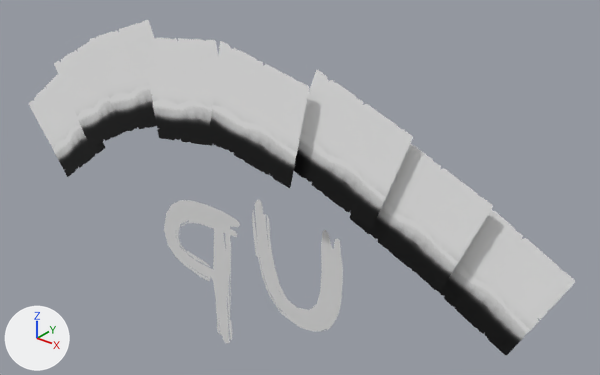
Before and after pictures for a commit that changed the FBX model Assets/Resources/UI/Mesh_SplashTitle.fbx.
One viewpoint serves both versions: a 50 mm camera at (0.0219, -0.1065, -0.017) aimed at (0.0028, -0.0826, -0.0317). Arrows for +X, +Y and +Z are at lower left; the lights stay in place. Where no turn or scale is listed for an object, it has been applied to the vertices.

Before the edit, the objects in view are built like this:
```python
me_cardpaper_a = bpy.data.meshes.new('CardPaper_A')
me_cardpaper_a.from_pydata(...)  # 77 vertices, 70 faces; spans x -0.00277..0.00277, y 0.0, z -0.00277..0.00277
me_cardpaper_a.materials.append(mat_m_uitext_004__t_uitext_tga_005)  # picture img_t_uitext_tga
me_cardpaper_l = bpy.data.meshes.new('CardPaper_L')
me_cardpaper_l.from_pydata(...)  # 77 vertices, 68 faces; spans x -0.00235..0.00235, y 0.0, z -0.00235..0.00235
me_cardpaper_l.materials.append(mat_m_uitext_001__t_uitext_tga_002)  # picture img_t_uitext_tga
me_mesh_text_matching = bpy.data.meshes.new('mesh_text_matching')
me_mesh_text_matching.from_pydata(...)  # 205 vertices, 209 faces; spans x -0.00493..0.00519, y 0.00487, z -0.0004..0.00772
me_mesh_text_matching.materials.append(mat_unnamed)  # white #e7e7e7
ob_cardpaper_a = bpy.data.objects.new('CardPaper_A', me_cardpaper_a)
ob_cardpaper_a.location = (0.01223, -0.08439, -0.03148)
ob_cardpaper_l = bpy.data.objects.new('CardPaper_L', me_cardpaper_l)
ob_cardpaper_l.location = (-0.00051, -0.08549, -0.02761)
ob_mesh_text_matching = bpy.data.objects.new('mesh_text_matching', me_mesh_text_matching)
ob_mesh_text_matching.location = (0.00094, -0.08899, -0.03972)
# also in view: 'CardPaper_E' at (0.0031, -0.0856, -0.0277); 'CardPaper_T' at (0.0068, -0.0852, -0.0282); 'CardPaper_P' at (-0.007, -0.0848, -0.0293); 'CardPaper_O' at (-0.0039, -0.0852, -0.0279); 'CardPaper_EE' at (-0.0102, -0.0844, -0.0317)
```
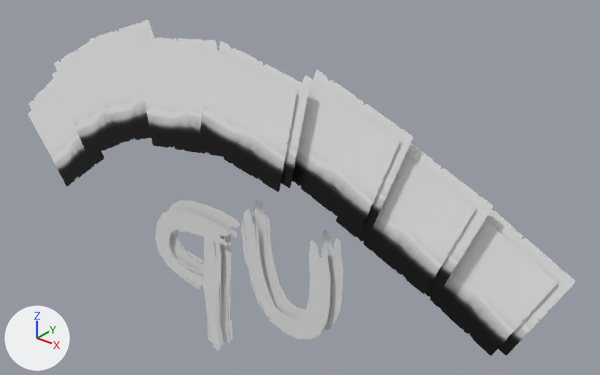
What the commit changed:
Mesh me_cardpaper_t_001 is new.
It has 77 vertices, 68 faces and spans x -0.00309..0.00221, y -0.00007..-0.00006, z -0.00291..0.00239.
It uses material mat_m_uitext_002__t_uitext_tga_003 (picture img_t_uitext_tga).
Mesh me_cardpaper_l_001 is new.
It has 77 vertices, 68 faces and spans x -0.00269..0.00202, y -0.00007..-0.00006, z -0.00275..0.00196.
It uses material mat_m_uitext_001__t_uitext_tga_002 (picture img_t_uitext_tga).
Mesh me_cardpaper_n_001 is new.
It has 77 vertices, 68 faces and spans x -0.00325..0.00214, y -0.00006, z -0.00296..0.00242.
It uses material mat_m_uitext_003__t_uitext_tga_004 (picture img_t_uitext_tga).
Mesh me_cardpaper_a_001 is new.
It has 77 vertices, 70 faces and spans x -0.00327..0.00226, y -0.00007..-0.00006, z -0.00298..0.00256.
It uses material mat_m_uitext_004__t_uitext_tga_005 (picture img_t_uitext_tga).
Mesh me_cardpaper_e_001 is new.
It has 77 vertices, 68 faces and spans x -0.00292..0.00198, y -0.00007..-0.00006, z -0.00273..0.00217.
It uses material mat_m_uitext__t_uitext_tga_001 (picture img_t_uitext_tga).
Mesh me_cardpaper_p_001 is new.
It has 77 vertices, 68 faces and spans x -0.00294..0.00264, y -0.00007..-0.00006, z -0.0033..0.00228.
It uses material mat_m_uitext_007__t_uitext_tga_008 (picture img_t_uitext_tga).
Mesh me_cardpaper_o_001 is new.
It has 77 vertices, 68 faces and spans x -0.00288..0.00244, y -0.00007..-0.00006, z -0.00319..0.00213.
It uses material mat_m_uitext_006__t_uitext_tga_007 (picture img_t_uitext_tga).
Mesh me_mesh_text_matching_001 is new.
It has 205 vertices, 209 faces and spans x -0.00537..0.00475, y 0.00469, z -0.0009..0.00722.
It uses material mat_unnamed (white #e7e7e7).
Mesh me_cardpaper_ee_001 is new.
It has 77 vertices, 68 faces and spans x -0.00296..0.00279, y -0.00007..-0.00006, z -0.00341..0.00234.
It uses material mat_m_uitext_005__t_uitext_tga_006 (picture img_t_uitext_tga).
Object 'CardPaper_T_001' (ob_cardpaper_t_001) is new; it shows me_cardpaper_t_001.
Its location is (0.0068, -0.08516, -0.02822).
Object 'CardPaper_L_001' (ob_cardpaper_l_001) is new; it shows me_cardpaper_l_001.
Its location is (-0.00051, -0.08549, -0.02761).
Object 'CardPaper_N_001' (ob_cardpaper_n_001) is new; it shows me_cardpaper_n_001.
Its location is (0.00956, -0.08483, -0.02981).
Object 'CardPaper_A_001' (ob_cardpaper_a_001) is new; it shows me_cardpaper_a_001.
Its location is (0.01223, -0.08439, -0.03148).
Object 'CardPaper_E_001' (ob_cardpaper_e_001) is new; it shows me_cardpaper_e_001.
Its location is (0.00313, -0.08556, -0.02766).
Object 'CardPaper_P_001' (ob_cardpaper_p_001) is new; it shows me_cardpaper_p_001.
Its location is (-0.00701, -0.08483, -0.02928).
Object 'CardPaper_O_001' (ob_cardpaper_o_001) is new; it shows me_cardpaper_o_001.
Its location is (-0.00389, -0.08516, -0.02788).
Object 'mesh_text_matching_001' (ob_mesh_text_matching_001) is new; it shows me_mesh_text_matching_001.
Its location is (0.00094, -0.08899, -0.03972).
Object 'CardPaper_EE_001' (ob_cardpaper_ee_001) is new; it shows me_cardpaper_ee_001.
Its location is (-0.01015, -0.08439, -0.03167).

Where the change shows, as pixel boxes (x1, y1, x2, y2) in the pictures (600 x 375 px):
'CardPaper_T_001', added
    after: (292, 75, 399, 233)
'CardPaper_E_001', added
    after: (199, 47, 297, 192)
'CardPaper_A_001', added
    after: (425, 219, 558, 356)
'CardPaper_N_001', added
    after: (336, 155, 475, 294)
'mesh_text_matching_001', added
    after: (155, 209, 331, 351)
'CardPaper_L_001', added
    after: (134, 46, 223, 157)
'CardPaper_O_001', added
    after: (86, 33, 153, 143)
'CardPaper_P_001', added
    after: (52, 53, 123, 157)
'CardPaper_EE_001', added
    after: (28, 85, 104, 186)
'CardPaper_T', unchanged, covered by the edit
    before: (294, 70, 413, 230)
    after: (313, 70, 413, 230)
'CardPaper_A', unchanged, covered by the edit
    before: (417, 209, 575, 355)
    after: (486, 209, 575, 355)
'CardPaper_N', unchanged, covered by the edit
    before: (350, 144, 493, 292)
    after: (406, 144, 493, 292)
'CardPaper_E', unchanged, covered by the edit
    before: (208, 41, 309, 188)
    after: (219, 41, 309, 188)
